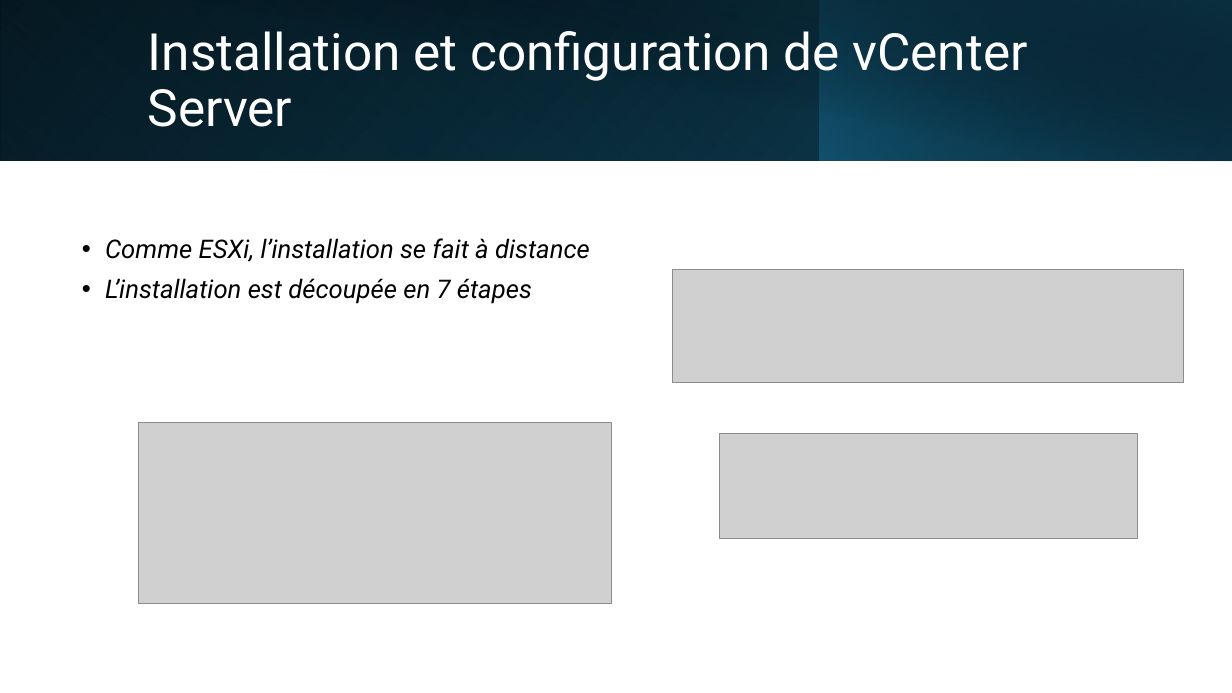
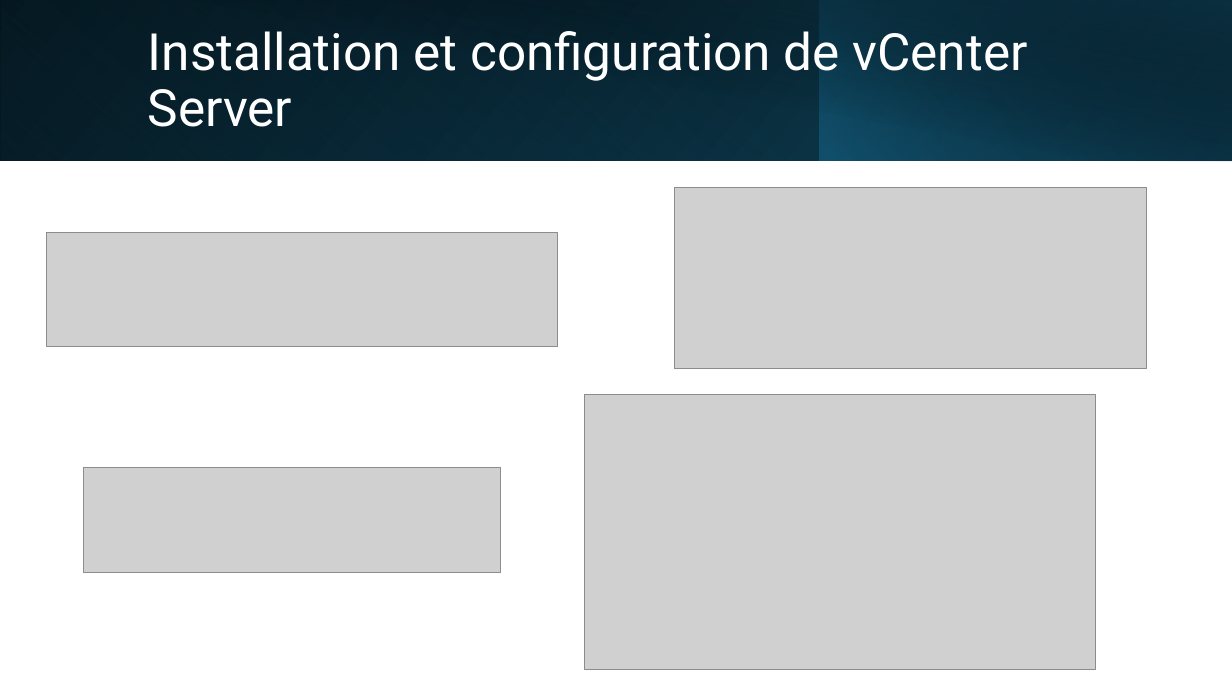
Before and after one commit to Vinc1347900/Stage_Henallux, a slide deck: slide 21 of TFE/DHAIMI_Vincent_PP_TFE.pptx. Drawn at 1232x693 pixels with LibreOffice and Linux fonts; fonts in the diff are those of the drawing; grey boxes stand for pictures. Boxes give left, top, right and bottom in pixels: in the first picture for what was removed or moved away, otherwise in the second. Text is boxed around its words. In the diff, an @@ line names an element or a change of style, - is before the commit and + after.

```diff
--- a/TFE/DHAIMI_Vincent_PP_TFE.pptx
+++ b/TFE/DHAIMI_Vincent_PP_TFE.pptx
@@ picture: place and size @@
-picture at bbox=[139, 422, 611, 604]
+picture at bbox=[675, 188, 1147, 369]
@@ picture: place and size @@
-picture at bbox=[673, 269, 1184, 383]
+picture at bbox=[46, 233, 557, 347]
@@ text removed at bbox=[105, 238, 590, 304] @@
-• Comme ESXi, l’installation se fait à distance
-• L’installation est découpée en 7 étapes
@@ picture added at bbox=[584, 395, 1095, 669] @@
@@ picture: place and size @@
-picture at bbox=[720, 433, 1138, 539]
+picture at bbox=[83, 468, 501, 573]
```
Also in this commit, not shown: 15 other slides changed, 4 other files.
